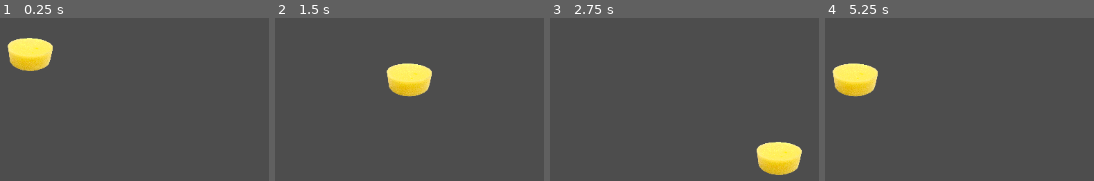
Above: before the commit, frames 1-4 (left to right).
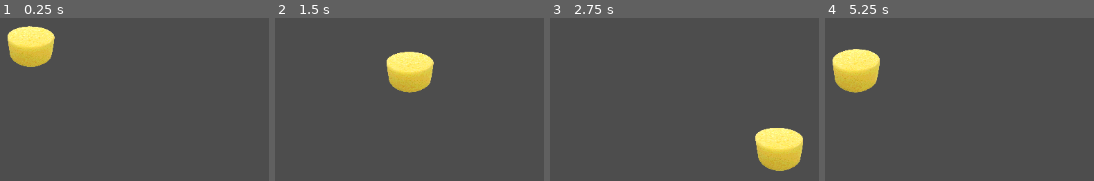
Above: after the commit, the same moments.

Repository: Indivicivet/spunj
Game: Godot game, scene res://scenes/game.tscn
Two runs of this game, one before a commit and one after it. Both use one fixed random seed, a clock stepped at 60 frames per second and the inputs below.
Inputs:
- Up to frame 1 (0.25 s): no input
- Up to frame 2 (1.5 s): tap Enter at 0.5 s; hold D (walk_right) 0.53-1.28 s; hold S (walk_down) from 1.28 s (still down)
- Up to frame 3 (2.75 s): release S (walk_down) at 2.03 s; hold D (walk_right) from 2.03 s (still down)
- Up to frame 4 (5.25 s): release D (walk_right) at 2.78 s; hold W (walk_up) 2.78-3.53 s; hold A (walk_left) 3.53-5.03 s; hold S (walk_down) from 5.03 s (still down)

The runs differ from the first frame. In frame 1, 3.6% of the frame differs, in the area x 2-21%, y 4-33%; in frame 2, 3.6%; in frame 3, 4.0%; in frame 4, 4.1%, in the area x 2-21%, y 19-49%.

Commit message:
Add adspunjerer walk animation and improved sprite

Diff:
--- a/GodotProject/scenes/adspunjerer.gd
+++ b/GodotProject/scenes/adspunjerer.gd
@@ -1,9 +1,12 @@
 class_name Adspunjerer extends CharacterBody2D
 
 var walk_speed : float = 2000.0
+var sprite : AnimatedSprite2D
 
 # Called when the node enters the scene tree for the first time.
 func _ready() -> void:
+	sprite = get_node("AnimatedSprite2D")
+
 	pass # Replace with function body.
 
 # Called every frame. 'delta' is the elapsed time since the previous frame.
@@ -11,7 +14,13 @@
 	var direction : Vector2 = Vector2.ZERO
 	direction.x = Input.get_action_strength("walk_right") - Input.get_action_strength("walk_left")
 	direction.y = Input.get_action_strength("walk_down") - Input.get_action_strength("walk_up")
+
+	if direction.length_squared() > 1:
+		direction = direction.normalized()
+
 	velocity = direction * walk_speed
+
+	sprite.speed_scale = direction.length()
 
 	pass
 
--- a/GodotProject/scenes/adspunjerer.tscn
+++ b/GodotProject/scenes/adspunjerer.tscn
@@ -1,33 +1,58 @@
-[gd_scene load_steps=6 format=3 uid="uid://cgq2xtrpxxccg"]
+[gd_scene load_steps=9 format=3 uid="uid://cgq2xtrpxxccg"]
 
 [ext_resource type="Script" path="res://scenes/adspunjerer.gd" id="1_fpg0i"]
 [ext_resource type="Texture2D" uid="uid://bbqhdbd0n6bta" path="res://assets/sprites/sponge0001.png" id="1_if661"]
 
-[sub_resource type="AtlasTexture" id="AtlasTexture_18xas"]
+[sub_resource type="AtlasTexture" id="AtlasTexture_up7xc"]
 atlas = ExtResource("1_if661")
-region = Rect2(0, 0, 658, 490)
+region = Rect2(800, 0, 800, 800)
+
+[sub_resource type="AtlasTexture" id="AtlasTexture_46vv6"]
+atlas = ExtResource("1_if661")
+region = Rect2(0, 0, 800, 800)
+
+[sub_resource type="AtlasTexture" id="AtlasTexture_74b0n"]
+atlas = ExtResource("1_if661")
+region = Rect2(800, 0, 800, 800)
+
+[sub_resource type="AtlasTexture" id="AtlasTexture_f0hqb"]
+atlas = ExtResource("1_if661")
+region = Rect2(1600, 0, 800, 800)
 
 [sub_resource type="SpriteFrames" id="SpriteFrames_iuhvf"]
 animations = [{
 "frames": [{
 "duration": 1.0,
-"texture": SubResource("AtlasTexture_18xas")
+"texture": SubResource("AtlasTexture_up7xc")
+}, {
+"duration": 1.0,
+"texture": SubResource("AtlasTexture_46vv6")
+}, {
+"duration": 1.0,
+"texture": SubResource("AtlasTexture_74b0n")
+}, {
+"duration": 1.0,
+"texture": SubResource("AtlasTexture_f0hqb")
 }],
 "loop": true,
-"name": &"default",
-"speed": 5.0
+"name": &"walk",
+"speed": 12.0
 }]
 
 [sub_resource type="CapsuleShape2D" id="CapsuleShape2D_oio1k"]
-radius = 240.0
-height = 600.0
+radius = 140.0
+height = 550.0
 
 [node name="Adspunjerer" type="CharacterBody2D"]
 script = ExtResource("1_fpg0i")
 
 [node name="AnimatedSprite2D" type="AnimatedSprite2D" parent="."]
+position = Vector2(0, -120)
 sprite_frames = SubResource("SpriteFrames_iuhvf")
-frame_progress = 0.461162
+animation = &"walk"
+autoplay = "walk"
+frame = 2
+frame_progress = 0.734733
 
 [node name="CollisionShape2D" type="CollisionShape2D" parent="."]
 position = Vector2(0, 1.5)
Binary file changed: GodotProject/assets/sprites/sponge0001.png
